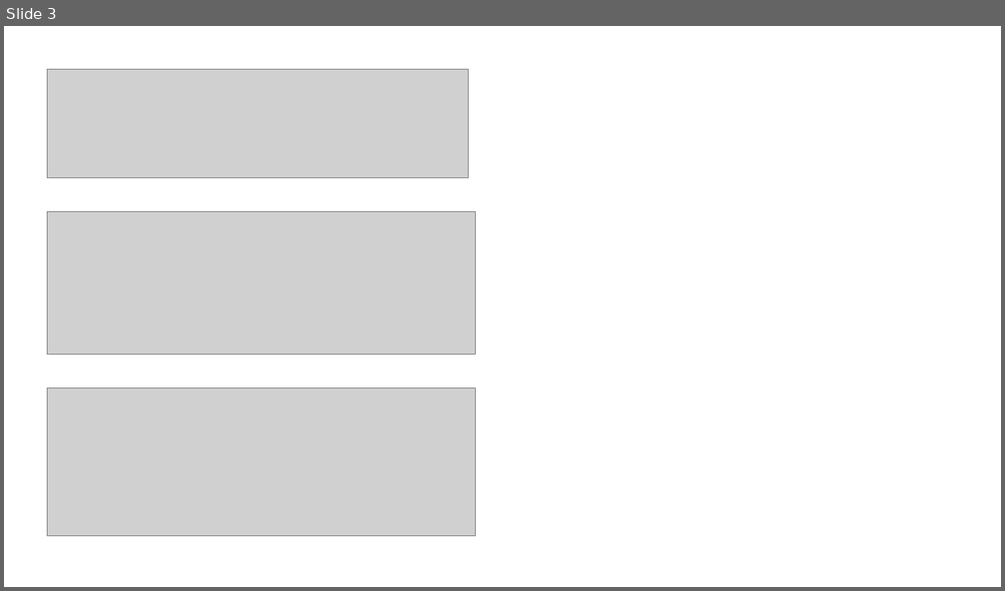
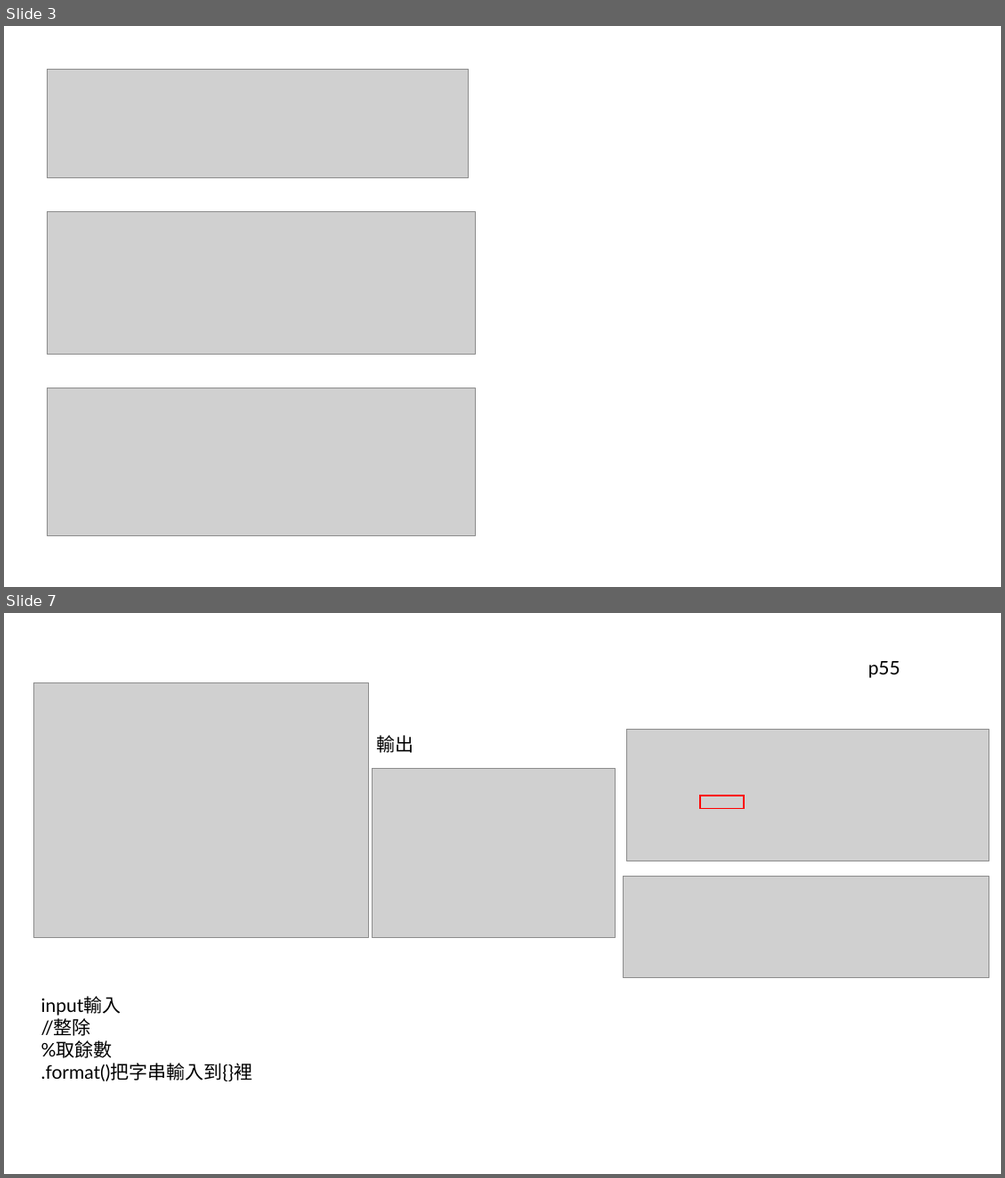
Before and after one commit to cooper35211-max/net_class, a slide deck: 網站與簡報/note.pptx. Shown one above the other, each under a label of ours: slide 3 before the commit, slides 3 and 7 after it; the slides between them are not shown. The pictures are 1005x591 and 1005x1178 pixels, drawn with LibreOffice and Linux fonts; fonts in the diff are those of the drawing; grey boxes stand for pictures. Boxes give left, top, right and bottom in pixels: in the first picture for what was removed or moved away, otherwise in the second. Text is boxed around its words. In the diff, an @@ line names an element or a change of style, - is before the commit and + after.

```diff
--- a/網站與簡報/note.pptx
+++ b/網站與簡報/note.pptx
@@ slide 7 added at <box>4,613,1001,1174</box>, background #FFFFFF @@
@@ text added at <box>868,661,900,678</box>, 18 pt, text #000000 @@
+p55
@@ picture added at <box>34,682,369,937</box> @@
@@ text added at <box>376,735,413,753</box>, 18 pt, text #000000 @@
+輸出
@@ picture added at <box>627,729,989,861</box> @@
@@ picture added at <box>372,769,615,938</box> @@
@@ rectangle added at <box>700,795,744,809</box>, outline #FF0000 1.5 pt @@
@@ picture added at <box>623,876,989,977</box> @@
@@ text added at <box>41,996,252,1081</box>, 18 pt, text #000000 @@
+input輸入
+//整除
+%取餘數
+.format()把字串輸入到{}裡
```
Also in this commit, not shown: 1 slide changed, 6 other slides added, 3 slides removed, 3 other files.
